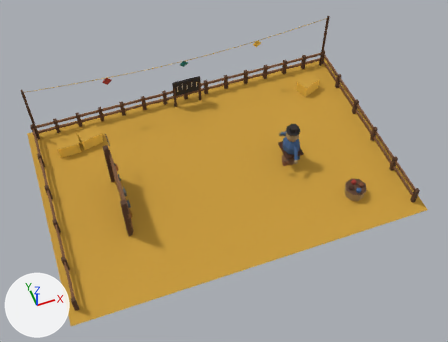
Two versions of the Blender file raccoon/practice_yard.blend, one commit apart.
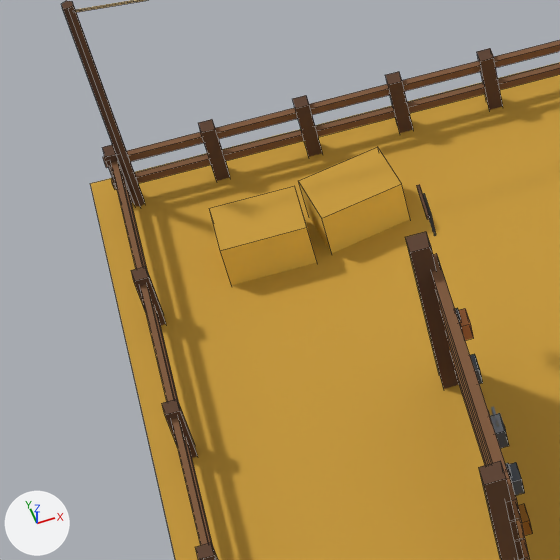
The first picture shows the older version from a camera (50 mm lens) standing at (-1.06, -3.06, 4.24) and looking at (0.0, -0.16, 0.19). The close-ups show the older and then the newer version on the part from 1% to 31% of the width and 26% to 65% of the height of that picture. Only the edits that show in the close-ups are written down. Lighting does not change. The marker at lower left points along +X, +Y and +Z. The close-ups show mesh edges as thin lines.

In view in the first close-up: 'bld_practice_yard_3x2' and 2 more.
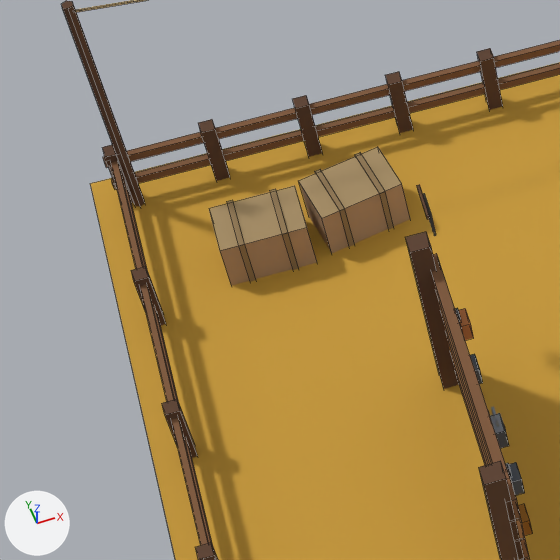
What differs and where, as boxes [x1, y1, x2, y2] in the close-ups (560 x 560 px):
part 1 of me_bld_practice_yard_3x2, added (brown)
    after: [227, 200, 256, 281]
part 2 of me_bld_practice_yard_3x2, added (brown)
    after: [270, 189, 299, 270]
part 3 of me_bld_practice_yard_3x2, added
    after: [315, 153, 394, 247]
part 4 of me_bld_practice_yard_3x2, surface changed (orange to brown)
    both: [209, 147, 410, 285]

Patch to the scene script:
```diff
--- a/raccoon/practice_yard.blend.py
+++ b/raccoon/practice_yard.blend.py
@@ me_bld_practice_yard_3x2 @@
 # used by ob_bld_practice_yard_3x2; location = (0.0, 0.0, 0.0)
-me_bld_practice_yard_3x2.from_pydata(...)  # 916 vertices, 710 faces; spans x -1.47..1.47, y -0.97..0.97, z 0.0..0.6
+me_bld_practice_yard_3x2.from_pydata(...)  # 964 vertices, 740 faces; spans x -1.47..1.47, y -0.97..0.97, z 0.0..0.6
+# me_bld_practice_yard_3x2 part 1: the loose piece of 8 vertices spanning x -1.24..-1.06, y 0.59..0.71, z 0.0..0.12 is copied, and the copy is scaled about its middle by (0.0667, 1.05, 1.02), then moved by (-0.04, 0.0, 0.0); it spans x -1.2..-1.19, y 0.59..0.71, z 0.0..0.12
+# me_bld_practice_yard_3x2 part 2: the loose piece of 8 vertices spanning x -1.24..-1.06, y 0.59..0.71, z 0.0..0.12 is copied, and the copy is scaled about its middle by (0.0667, 1.05, 1.02), then moved by (0.04, 0.0, 0.0); it spans x -1.11..-1.1, y 0.59..0.71, z 0.0..0.12
+# me_bld_practice_yard_3x2 part 3: 16 vertices added at x -1.01..-0.89, y 0.61..0.75, z 0.0..0.12
+# me_bld_practice_yard_3x2 part 4: 15 kept faces spanning x -1.24..1.23, y 0.53..0.76, z 0.0..0.12 get new texture (UV) coordinates
+# other edits to the shape of me_bld_practice_yard_3x2 do not show in these pictures
 me_bld_practice_yard_3x2.materials.append(mat_m_palette)
```
